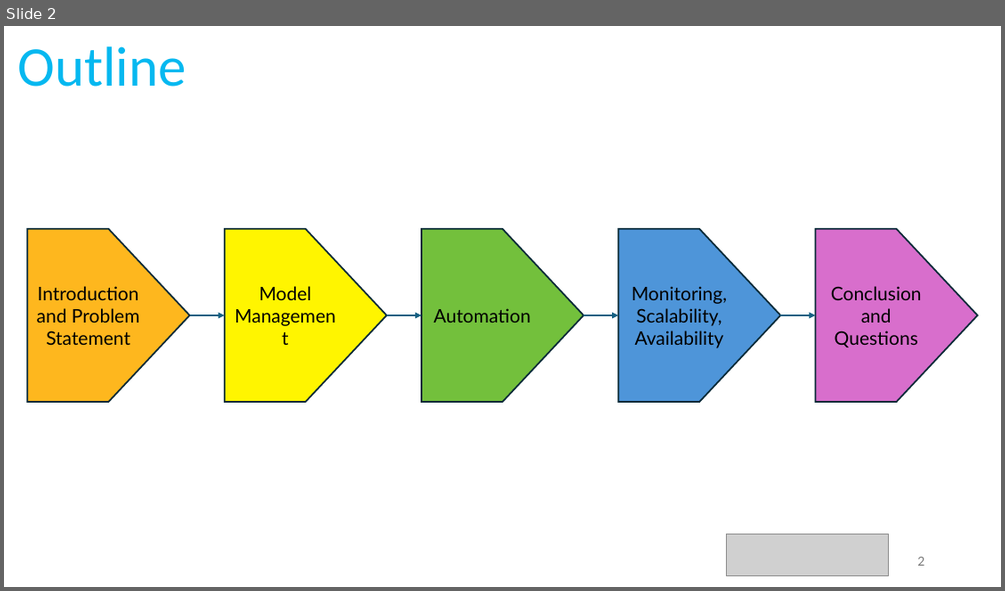
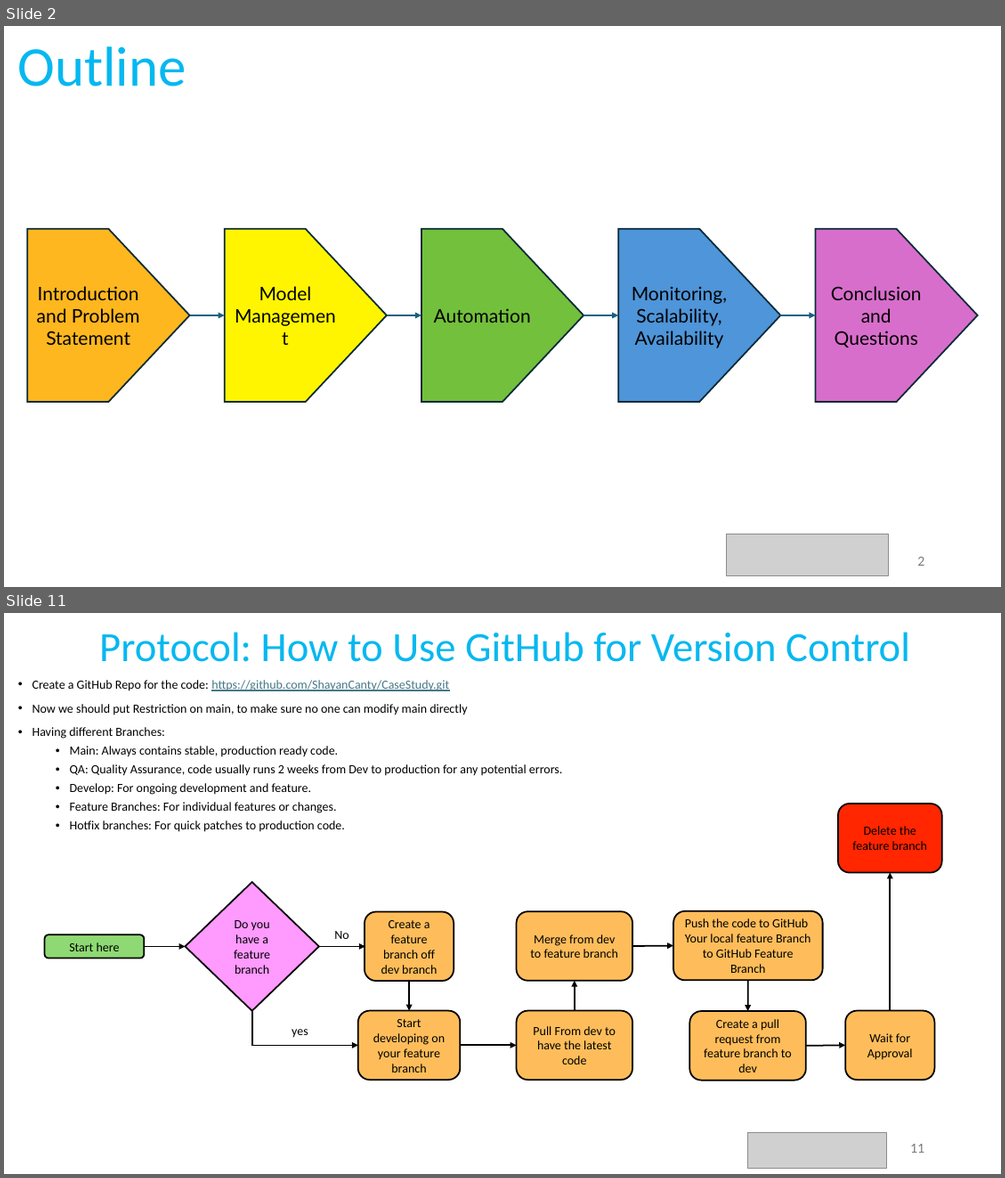
Before and after one commit to ShayanCanty/CaseStudy, a slide deck: casestudy.pptx. Shown one above the other, each under a label of ours: slide 2 before the commit, slides 2 and 11 after it; the slides between them are not shown. The pictures are 1005x591 and 1005x1178 pixels, drawn with LibreOffice and Linux fonts; fonts in the diff are those of the drawing; grey boxes stand for pictures. Boxes give left, top, right and bottom in pixels: in the first picture for what was removed or moved away, otherwise in the second. Text is boxed around its words. In the diff, an @@ line names an element or a change of style, - is before the commit and + after.

```diff
--- a/casestudy.pptx
+++ b/casestudy.pptx
@@ slide 11 added at bbox=[4, 613, 1001, 1174], background #FFFFFF @@
@@ text added at bbox=[99, 632, 910, 662], 40 pt, text #06B8F0 @@
+Protocol: How to Use GitHub for Version Control
@@ text added at bbox=[32, 680, 562, 832], 12 pt, text #000000 @@
+• Create a GitHub Repo for the code: https://github.com/ShayanCanty/CaseStudy.git
+• Now we should put Restriction on main, to make sure no one can modify main directly
+• Having different Branches:
+  • Main: Always contains stable, production ready code.
+  • QA: Quality Assurance, code usually runs 2 weeks from Dev to production for any potential errors.
+  • Develop: For ongoing development and feature.
+  • Feature Branches: For individual features or changes.
+  • Hotfix branches: For quick patches to production code.
@@ rounded rectangle added at bbox=[838, 803, 942, 873], fill #FF2600, outline #000000 1.5 pt, 12 pt, text #000000 @@
+Delete the feature branch
@@ arrow added from (890, 1011) to (890, 873), #000000 1.5 pt @@
@@ diamond added at bbox=[185, 882, 319, 1011], fill #FF9AFF, outline #000000 1.5 pt, 12 pt, text #000000 @@
+Do you have a feature branch
@@ text added at bbox=[334, 931, 348, 939], 12 pt, text #000000 @@
+No
@@ rounded rectangle added at bbox=[364, 911, 453, 981], fill #FEBD5A, outline #000000 1.5 pt, 12 pt, text #000000 @@
+Create a feature branch off dev branch
@@ rounded rectangle added at bbox=[517, 911, 632, 981], fill #FEBD5A, outline #000000 1.5 pt, 12 pt, text #000000 @@
+Merge from dev to feature branch
@@ rounded rectangle added at bbox=[673, 911, 822, 981], fill #FEBD5A, outline #000000 1.5 pt, 12 pt, text #000000 @@
+Push the code to GitHub
+Your local feature Branch to GitHub Feature Branch
@@ rounded rectangle added at bbox=[44, 934, 144, 957], fill #8ED973, outline #000000 1.5 pt, 12 pt, text #000000 @@
+Start here
@@ arrow added from (144, 947) to (185, 947), #000000 1.5 pt @@
@@ arrow added from (319, 947) to (365, 947), #000000 1.5 pt @@
@@ arrow added from (633, 946) to (673, 946), #000000 1.5 pt @@
@@ arrow added from (409, 981) to (409, 1011), #000000 1.5 pt @@
@@ arrow added from (574, 1011) to (574, 981), #000000 1.5 pt @@
@@ arrow added from (748, 981) to (748, 1011), #000000 1.5 pt @@
@@ elbow arrow added from (252, 1011) to (358, 1046), #000000 1.5 pt @@
@@ rounded rectangle added at bbox=[358, 1011, 461, 1079], fill #FEBD5A, outline #000000 1.5 pt, 12 pt, text #000000 @@
+Start developing on your feature branch
@@ rounded rectangle added at bbox=[517, 1011, 632, 1079], fill #FEBD5A, outline #000000 1.5 pt, 12 pt, text #000000 @@
+Pull From dev to have the latest code
@@ rounded rectangle added at bbox=[689, 1011, 806, 1079], fill #FEBD5A, outline #000000 1.5 pt, 12 pt, text #000000 @@
+Create a pull request from feature branch to dev
@@ rounded rectangle added at bbox=[845, 1011, 934, 1079], fill #FEBD5A, outline #000000 1.5 pt, 12 pt, text #000000 @@
+Wait for Approval
@@ text added at bbox=[291, 1029, 308, 1038], 12 pt, text #000000 @@
+yes
@@ arrow added from (461, 1046) to (517, 1046), #000000 1.5 pt @@
@@ arrow added from (806, 1046) to (845, 1046), #000000 1.5 pt @@
@@ picture added at bbox=[748, 1133, 886, 1167] @@
@@ page number added at bbox=[910, 1143, 924, 1152], 12 pt, text #797979 @@
+11
```
Also in this commit, not shown: 2 slides changed, 25 other slides added, 1 slide removed.
